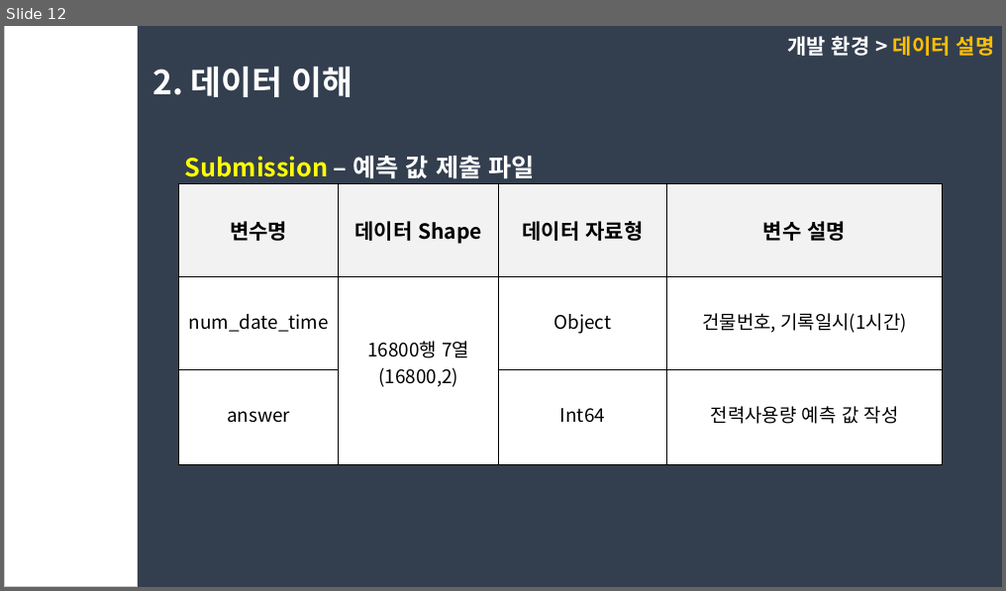
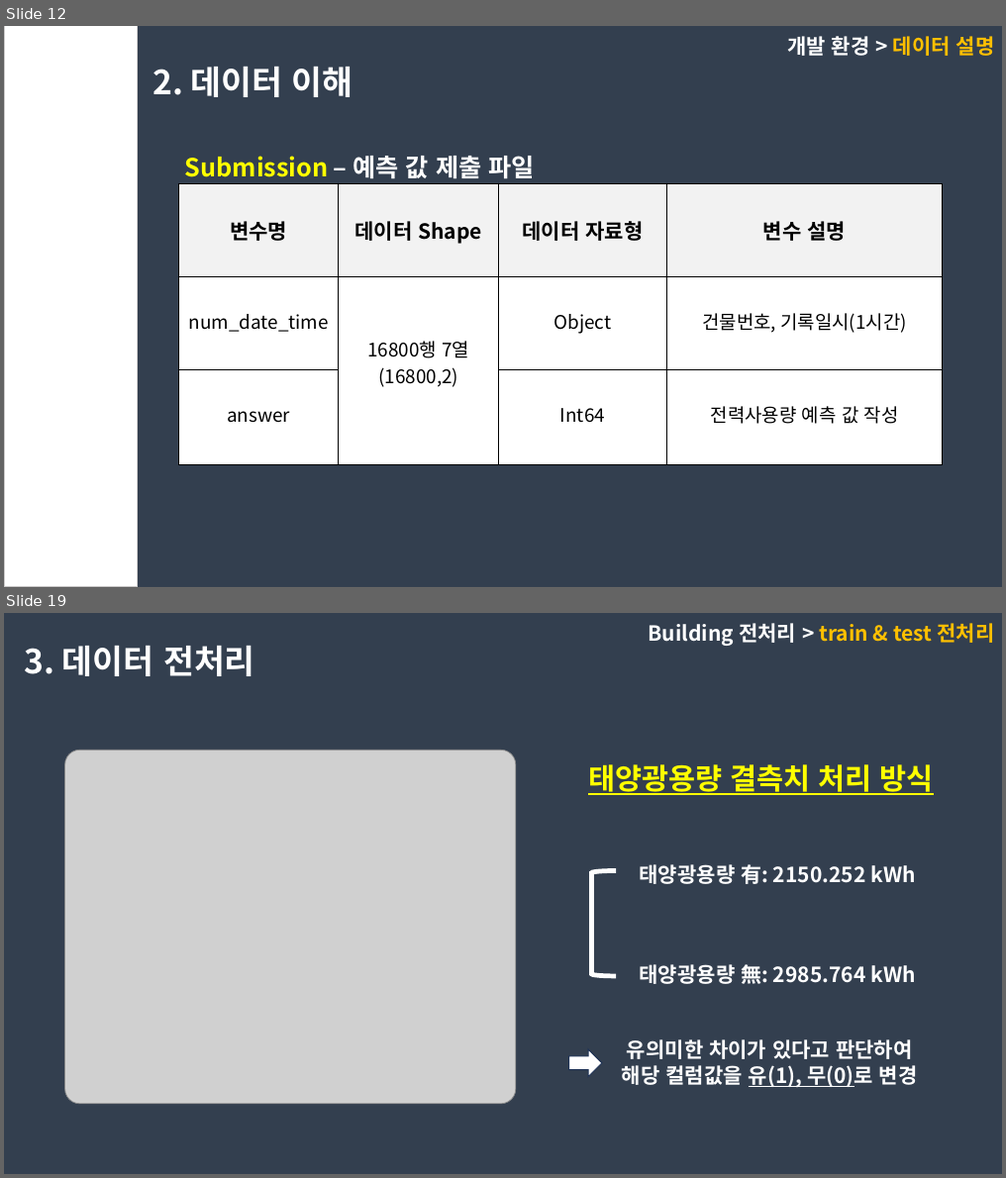
Before and after one commit to dongkieric98/-, a slide deck: electricity.pptx. Shown one above the other, each under a label of ours: slide 12 before the commit, slides 12 and 19 after it; the slides between them are not shown. The pictures are 1006x591 and 1006x1178 pixels, drawn with LibreOffice and Linux fonts; fonts in the diff are those of the drawing; grey boxes stand for pictures. Boxes give left, top, right and bottom in pixels: in the first picture for what was removed or moved away, otherwise in the second. Text is boxed around its words. In the diff, an @@ line names an element or a change of style, - is before the commit and + after.

```diff
--- a/electricity.pptx
+++ b/electricity.pptx
@@ slide 19 added at (x1=4, y1=613, x2=1002, y2=1174), background #333F50 @@
@@ text added at (x1=648, y1=623, x2=994, y2=646), 20 pt, text #FFC000, bold @@
+Building 전처리 > train & test 전처리
@@ text added at (x1=25, y1=646, x2=255, y2=676), 32 pt, text #FFFFFF, bold @@
+3. 데이터 전처리
@@ picture added at (x1=64, y1=750, x2=515, y2=1104) @@
@@ text added at (x1=588, y1=764, x2=934, y2=795), 28 pt, text #FFFF00, bold, underline @@
+태양광용량 결측치 처리 방식
@@ left bracket added at (x1=592, y1=871, x2=617, y2=977), outline #FFFFFF 4.5 pt @@
@@ text added at (x1=640, y1=864, x2=915, y2=984), 20 pt, text #FFFFFF, bold @@
+태양광용량 有: 2150.252 kWh
+태양광용량 無: 2985.764 kWh
@@ right arrow added at (x1=569, y1=1050, x2=602, y2=1077), fill #FFFFFF, outline #1E3256 1 pt @@
@@ text added at (x1=622, y1=1040, x2=918, y2=1087), 20 pt, text #FFFFFF, bold @@
+유의미한 차이가 있다고 판단하여
+해당 컬럼값을 유(1), 무(0)로 변경
```
Also in this commit, not shown: 9 slides changed, 4 other slides added, 6 slides removed, 1 other file.
